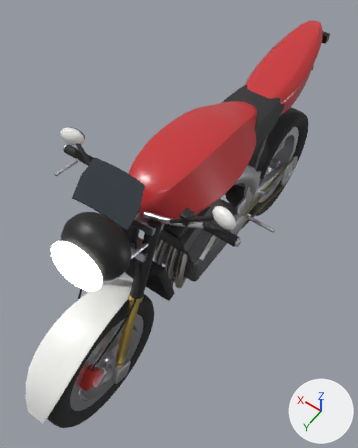
Before and after pictures for a commit that changed the FBX model unity/PryingEyes/Assets/_PryingEyes/Resources/Moto/moto2.fbx.
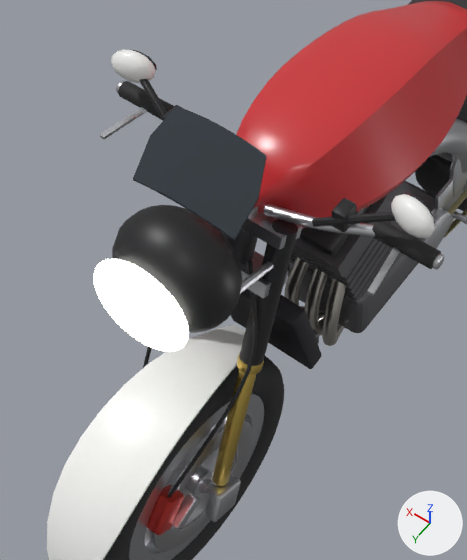
Old and new are each drawn whole from a 50 mm camera at (-0.75, 1.19, 2.27) aimed at (0.03, 0.11, 0.56) and again close up on the part from 0% to 71% of the width and 22% to 90% of the height. The lights are fixed; the arrows at lower right show +X, +Y and +Z. The last two pictures show the newer version.

Names of what the first close-up shows: 'body', 'front', 'rear', 'screen', 'steer' and 1 more.
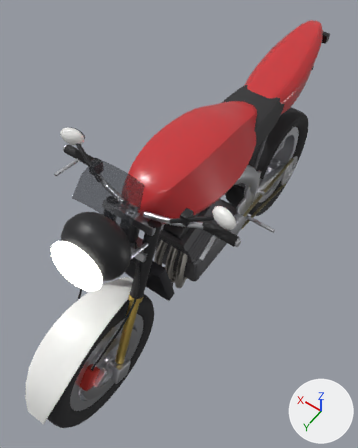
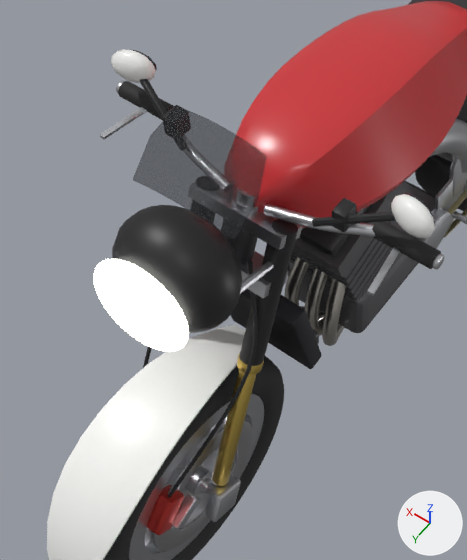
Changed parts and their boxes [x1, y1, x2, y2] in the close-ups (467 x 560 px):
'screen', recoloured
    both: [133, 106, 267, 241]

Edits to the bpy script that builds the scene:
```text
Add mat_smoke:
    mat_smoke = principled_material('smoke')
    mat_smoke.base_color = (0.02, 0.022, 0.026)  # black #27292d
    mat_smoke.roughness = 0.04
    mat_smoke.alpha = 0.42
Change me_screen:
    where me_screen.from_pydata(...)  # 54 vertices, 68 faces; spans x -0.115..0.115, y 0.45..0.56, z 1.097..1.204
    remove me_screen.materials.append(mat_glass)  # greyish blue #30383f
    add me_screen.materials.append(mat_smoke)  # black #27292d
```
